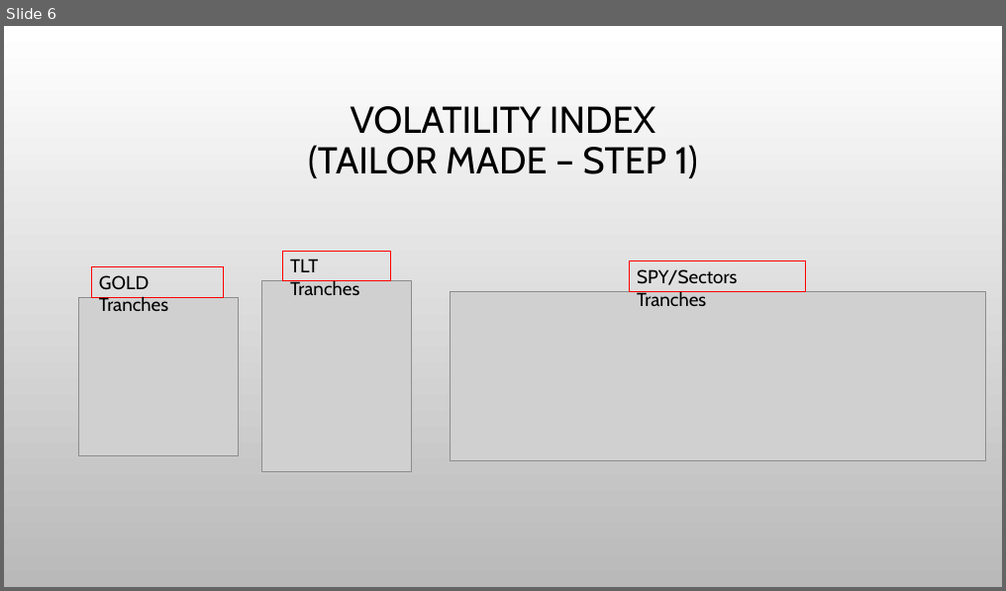
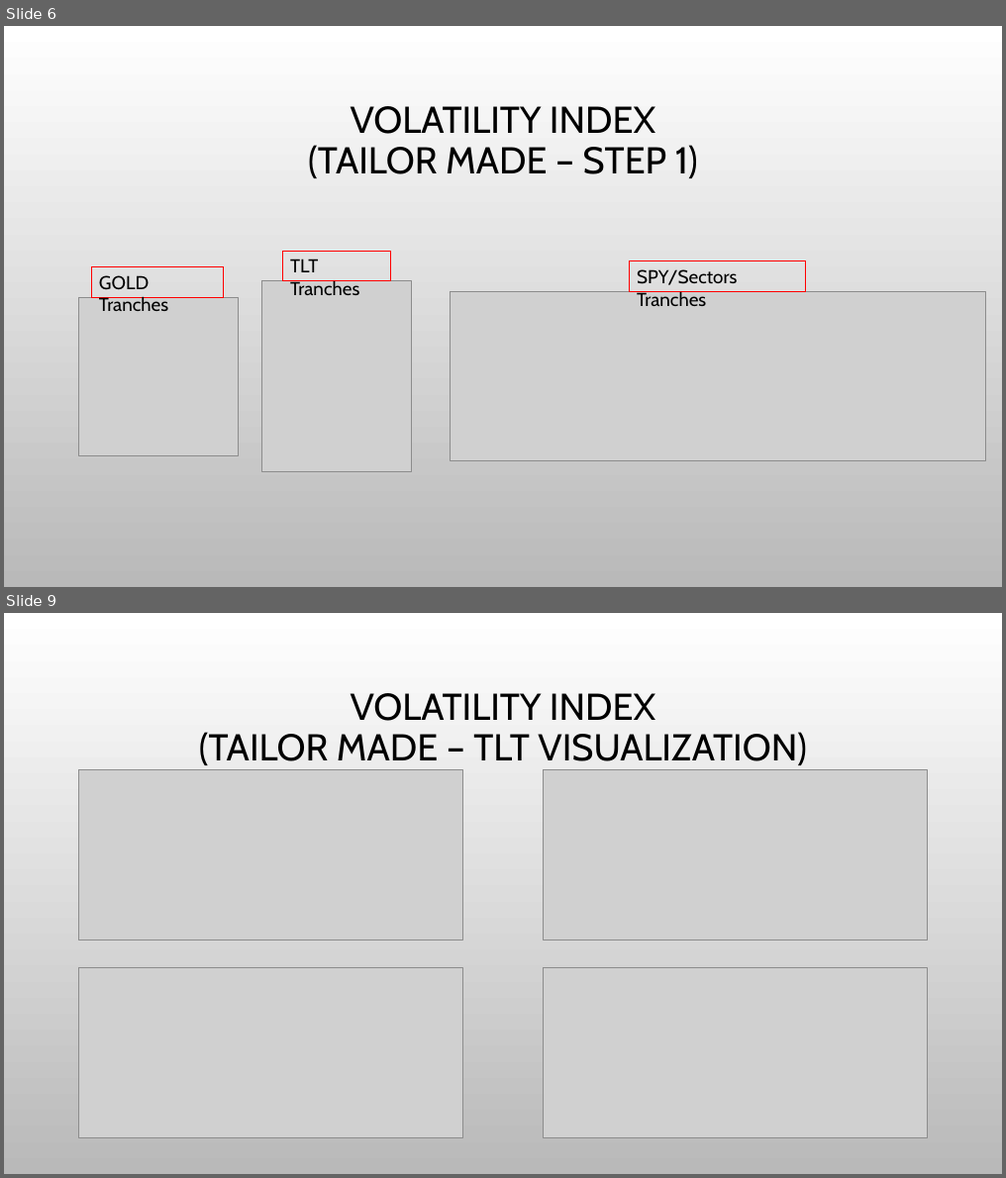
Before and after one commit to sunwukong76/GroupProject1, a slide deck: Code/Andres_Mejia/Visualizations_AM.pptx. Shown one above the other, each under a label of ours: slide 6 before the commit, slides 6 and 9 after it; the slides between them are not shown. The pictures are 1006x591 and 1006x1178 pixels, drawn with LibreOffice and Linux fonts; fonts in the diff are those of the drawing; grey boxes stand for pictures; background and template pictures are left out. Boxes give left, top, right and bottom in pixels: in the first picture for what was removed or moved away, otherwise in the second. Text is boxed around its words. In the diff, an @@ line names an element or a change of style, - is before the commit and + after.

Commit message:
Volatility Index Completed - AM

```diff
--- a/Code/Andres_Mejia/Visualizations_AM.pptx
+++ b/Code/Andres_Mejia/Visualizations_AM.pptx
@@ slide 9 added at (4, 613, 1002, 1174), background picture (left out) @@
@@ title added at (199, 693, 807, 765), 36 pt, text #000000 @@
+VOLATILITY INDEX
+(TAILOR MADE – TLT VISUALIZATION)
@@ picture added at (79, 770, 463, 940) @@
@@ picture added at (544, 770, 928, 940) @@
@@ picture added at (79, 967, 463, 1138) @@
@@ picture added at (544, 967, 928, 1138) @@
```
Also in this commit, not shown: 1 slide changed, 2 other slides added, 4 other files.
